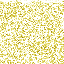
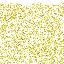
Layers edited between the first and the second (64, 64) image:
painted on "Layer 1" over left=0, top=0, right=64, bottom=64
